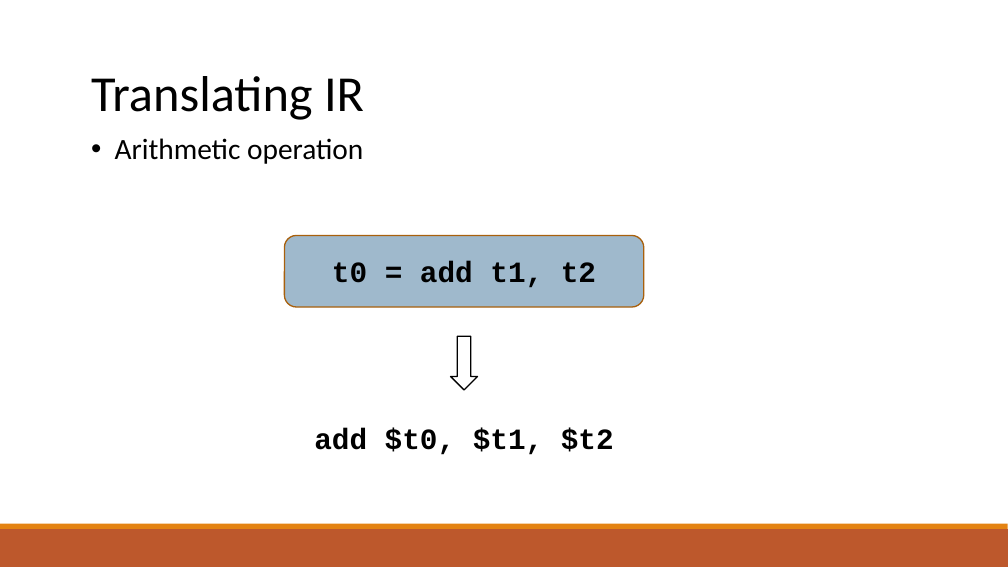
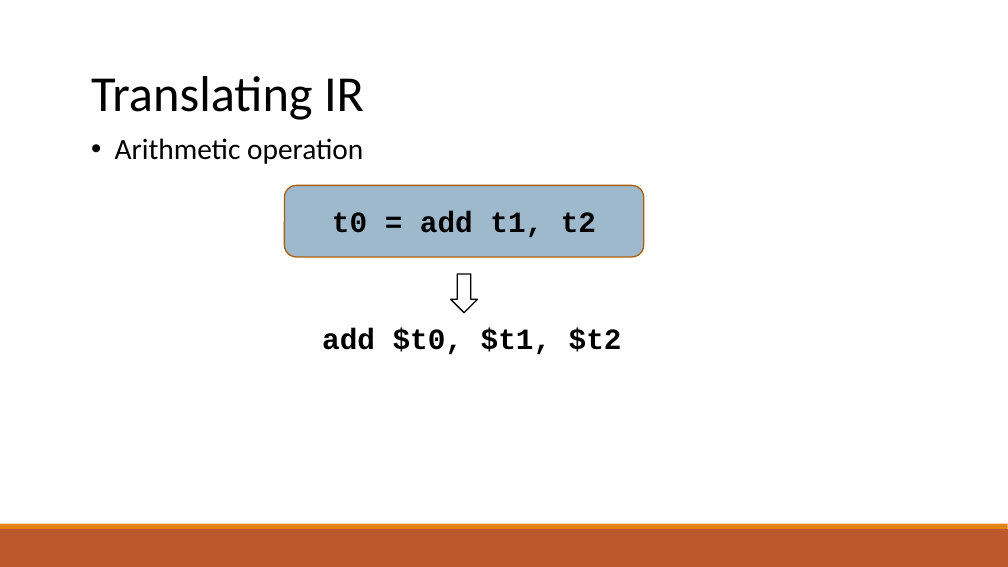
Before and after one commit to raghadzeidan/COMPILATION_TAU_FOR_STUDENTS, a slide deck: slide 39 of new_slides/codegen.pptx. Drawn at 1008x567 pixels with LibreOffice and Linux fonts; fonts in the diff are those of the drawing. Boxes give left, top, right and bottom in pixels: in the first picture for what was removed or moved away, otherwise in the second. Text is boxed around its words. In the diff, an @@ line names an element or a change of style, - is before the commit and + after.

```diff
--- a/new_slides/codegen.pptx
+++ b/new_slides/codegen.pptx
@@ rounded rectangle "t0 = add t1, t2": place and size @@
-rounded rectangle "t0 = add t1, t2" at bbox=[284, 236, 644, 308]
+rounded rectangle "t0 = add t1, t2" at bbox=[284, 185, 644, 257]
@@ down arrow: place and size @@
-down arrow at bbox=[451, 337, 478, 390]
+down arrow at bbox=[451, 274, 478, 312]
@@ text "add $t0, $t1, $t2": place and size @@
-text "add $t0, $t1, $t2" at bbox=[314, 428, 614, 455]
+text "add $t0, $t1, $t2" at bbox=[322, 328, 622, 355]
@@ text "add $t0, $t1, $t2" at bbox=[322, 328, 622, 355]: alignment centre to left; vertical alignment middle to top @@
```
Also in this commit, not shown: 8 other slides changed, 3 slides added, 1 slide removed, 3 other files.
